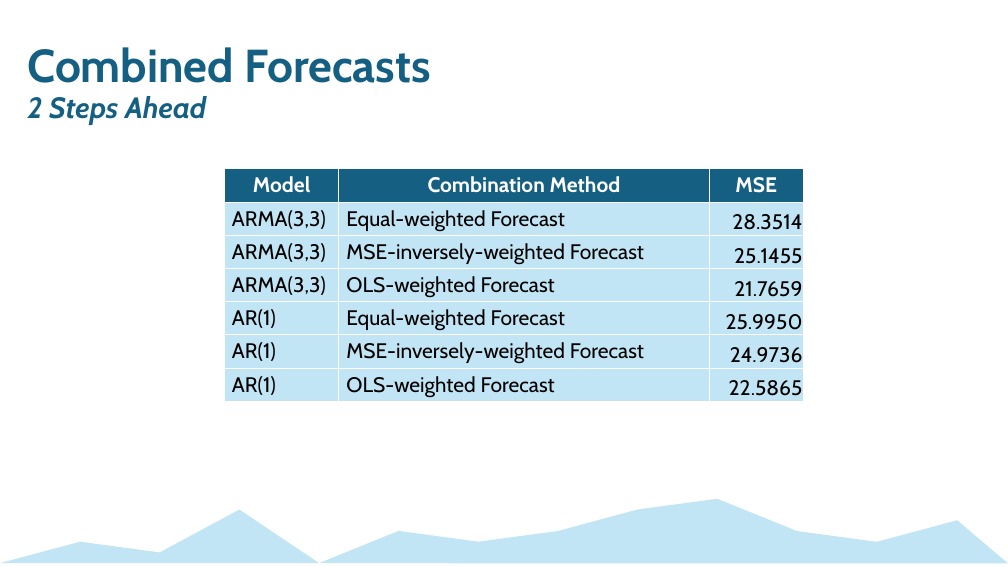
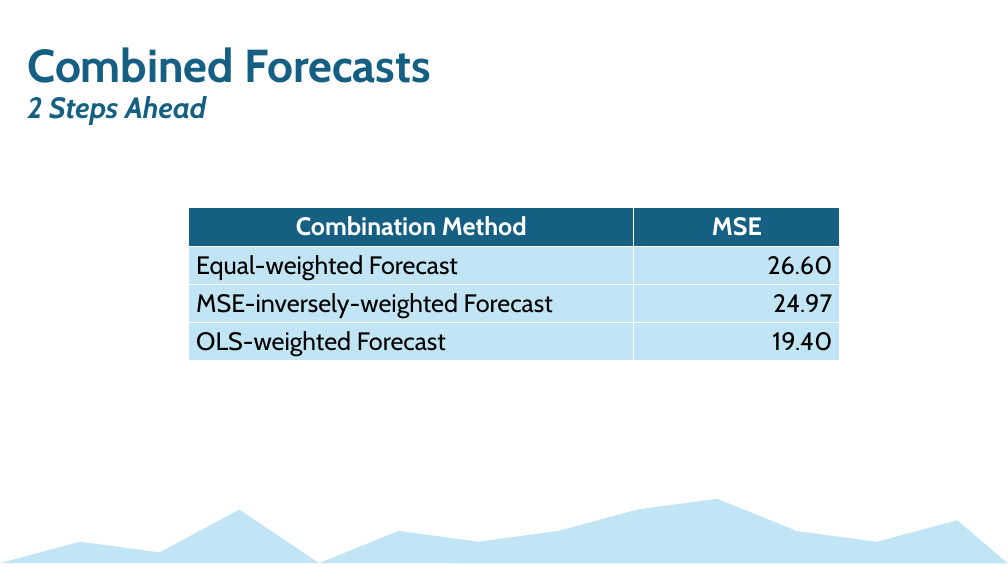
Before and after one commit to mckenzie-maidl/data5305-traffic-predictions, a slide deck: slide 7 of Presentations/Step2Presentation_ECON5305_DataTranslationChallenge.pptx. Drawn at 1008x567 pixels with LibreOffice and Linux fonts; fonts in the diff are those of the drawing. Boxes give left, top, right and bottom in pixels: in the first picture for what was removed or moved away, otherwise in the second. Text is boxed around its words. In the diff, an @@ line names an element or a change of style, - is before the commit and + after.

```diff
--- a/Presentations/Step2Presentation_ECON5305_DataTranslationChallenge.pptx
+++ b/Presentations/Step2Presentation_ECON5305_DataTranslationChallenge.pptx
@@ table at [188,208,839,360] @@
-Model | Combination Method | MSE
-ARMA(3,3) | Equal-weighted Forecast | 28.3514
-ARMA(3,3) | MSE-inversely-weighted Forecast | 25.1455
-ARMA(3,3) | OLS-weighted Forecast | 21.7659
-AR(1) | Equal-weighted Forecast | 25.9950
-AR(1) | MSE-inversely-weighted Forecast | 24.9736
-AR(1) | OLS-weighted Forecast | 22.5865
+Combination Method | MSE
+Equal-weighted Forecast | 26.60
+MSE-inversely-weighted Forecast | 24.97
+OLS-weighted Forecast | 19.40
@@ table: place and size @@
-table at [225,169,804,406]
+table at [188,208,839,360]
```
Also in this commit, not shown: 6 other slides changed, 2 other files.
